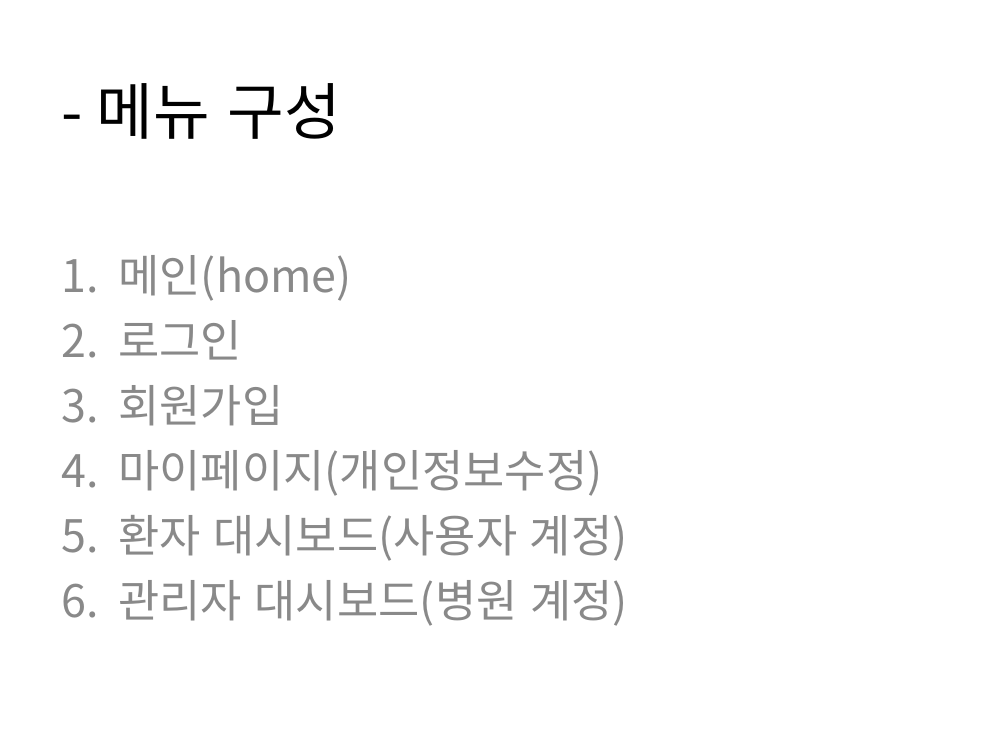
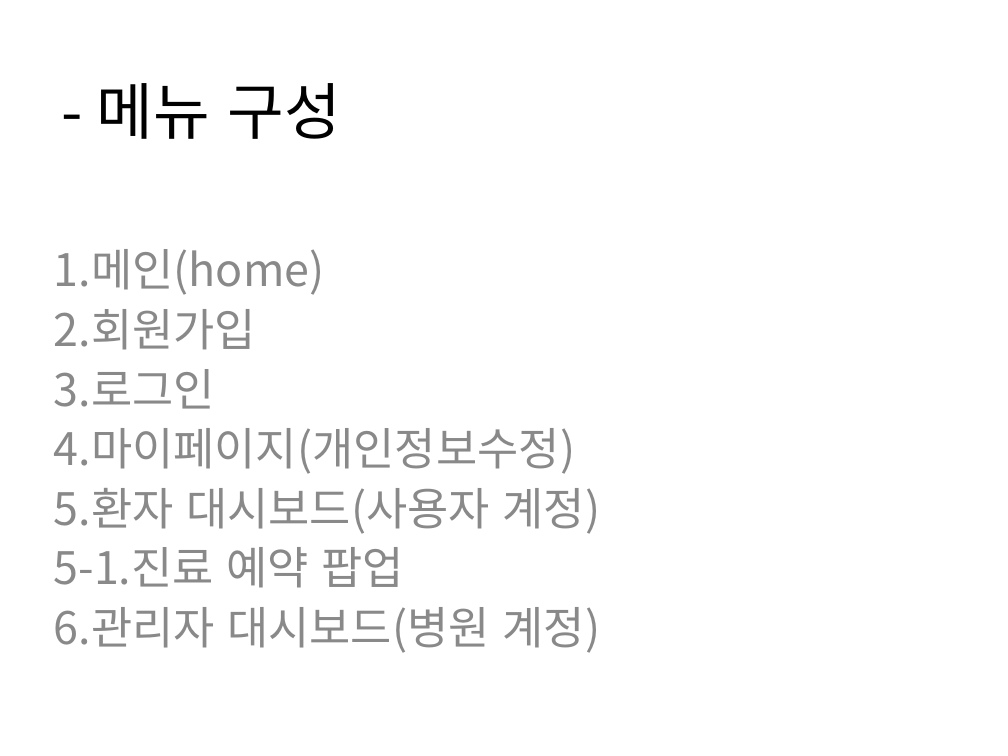
Before and after one commit to Gabintree/appintment2, a slide deck: slide 1 of 프로그램 설계.ppt. Drawn at 1008x756 pixels with LibreOffice and Linux fonts; fonts in the diff are those of the drawing. Boxes give left, top, right and bottom in pixels: in the first picture for what was removed or moved away, otherwise in the second. Text is boxed around its words. In the diff, an @@ line names an element or a change of style, - is before the commit and + after.

Commit message:
파일 수정 업데이트

```diff
--- a/프로그램 설계.ppt
+++ b/프로그램 설계.ppt
@@ subtitle at [54,249,601,653]: text changed @@
-1. 메인(home)
-2. 로그인
-3. 회원가입
-4. 마이페이지(개인정보수정)
-5. 환자 대시보드(사용자 계정)
-6. 관리자 대시보드(병원 계정)
+1.메인(home)
+2.회원가입
+3.로그인
+4.마이페이지(개인정보수정)
+5.환자 대시보드(사용자 계정)
+5-1.진료 예약 팝업
+6.관리자 대시보드(병원 계정)
```
Also in this commit, not shown: 2 other slides changed, 1 slide added, 2 other files.
